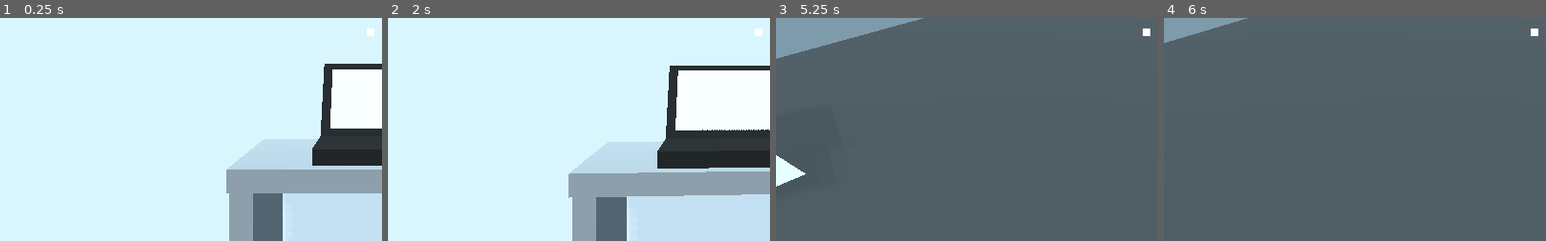
Above: before the commit, frames 1-4 (left to right).
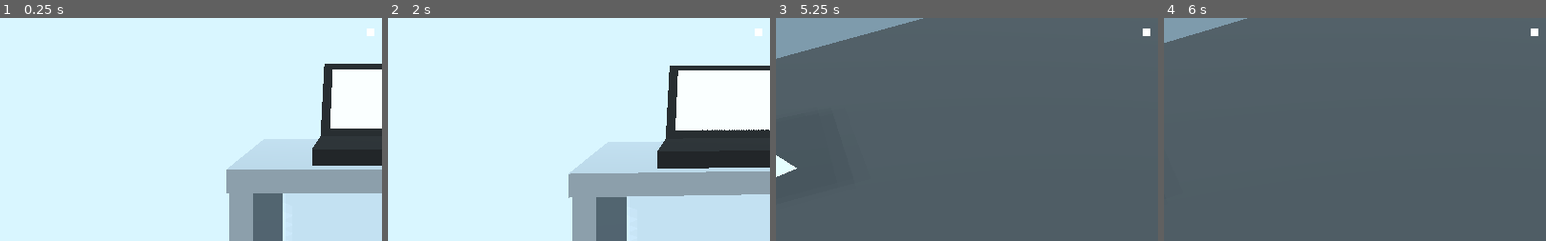
Above: after the commit, the same moments.

Repository: AAncapo/pc-builder-sim
Game: Godot game, scene res://main.tscn
The game is run twice, just before and just after one commit, with the same random seed, the same clock (stepped at 60 frames per second) and the same inputs.
Inputs (mouse positions are % of the whole screen's width and height, from its top left):
- Up to frame 1 (0.25 s): no input
- Up to frame 2 (2 s): tap Enter at 0.5 s; move the mouse to (55, 50) at 0.52 s; tap E (interact) at 0.6 s; click "X" at 1.25 s
- Up to frame 3 (5.25 s): tap Space at 2, 3.5, 5 s; move the mouse to (45, 50) at 2.02 s; tap E (interact) every 0.75 s from 2.1 to 5.1 s; tap Enter at 2.75, 4.25 s; move the mouse to (52, 48) at 2.77 s; move the mouse to (49, 52) at 3.52 s; move the mouse to (57, 51) at 4.27 s; move the mouse to (42, 49) at 5.02 s
- Up to frame 4 (6 s): move the mouse to (51, 50) at 5.77 s; tap E (interact) at 5.85 s
The pictures show only the part of the screen within x 0-50%, y 44-94%; the shares and areas given below are measured in that part.

Frames 1-2 are identical in both runs. In frame 3, 0.3% of the frame differs, in the area x 0-8%, y 67-76%; in frame 4, less than 0.1%.

Commit message:
added 3D item visualization
# added item visualization in item lists
# item_ids generator

Diff:
--- a/Events.gd
+++ b/Events.gd
@@ -1,5 +1,5 @@
 extends Node
 
 signal new_package(pckg)
-
+signal added_item_to_inv(item)
 signal interaction_exited
--- a/components/chasis.tscn
+++ b/components/chasis.tscn
@@ -5,3 +5,6 @@
 
 [node name="chasis" instance=ExtResource( 1 )]
 script = ExtResource( 2 )
+
+[node name="chasis" parent="." index="0"]
+layers = 4
--- a/components/component.gd
+++ b/components/component.gd
@@ -1,3 +1,3 @@
-class_name Component extends Spatial
+class_name Component extends Item
 
-var nametag:String = self.name
+var nametag: String = self.name
--- a/components/ram.tscn
+++ b/components/ram.tscn
@@ -5,3 +5,6 @@
 
 [node name="ram" instance=ExtResource( 2 )]
 script = ExtResource( 1 )
+
+[node name="ram" parent="." index="0"]
+layers = 4
--- a/gui/item-button.gd
+++ b/gui/item-button.gd
@@ -1,6 +1,16 @@
 extends Button
 
-var item: Component
+signal _pressed(item)
+
+
+var item: Item
+var item_id: String
+
 
 func _ready():
 	text = item.nametag
+	item_id = item.item_id
+
+
+func _on_itembutton_pressed():
+	emit_signal("_pressed",item)
--- a/gui/item-button.tscn
+++ b/gui/item_button.tscn
@@ -2,8 +2,11 @@
 
 [ext_resource path="res://gui/item-button.gd" type="Script" id=1]
 
-[node name="item-button" type="Button"]
+[node name="item_button" type="Button"]
 margin_right = 290.0
 margin_bottom = 20.0
+rect_min_size = Vector2( 200, 30 )
 text = "item-1"
 script = ExtResource( 1 )
+
+[connection signal="pressed" from="." to="." method="_on_itembutton_pressed"]
--- a/gui/item_list.tscn
+++ /dev/null
@@ -1,13 +0,0 @@
-[gd_scene format=2]
-
-[node name="item_list" type="Control"]
-anchor_right = 1.0
-anchor_bottom = 1.0
-margin_left = 4.0
-margin_top = 32.0
-margin_right = -4.0
-margin_bottom = -4.0
-
-[node name="VBoxContainer" type="VBoxContainer" parent="."]
-anchor_right = 1.0
-anchor_bottom = 1.0
--- /dev/null
+++ b/gui/object_preview_vport.gd
@@ -0,0 +1,9 @@
+extends ViewportContainer
+
+onready var item_holder := $Viewport/Camera/items
+onready var meshInstance := $Viewport/Camera/items/MeshInstance
+#var displayed_item: Item
+
+
+func display_item(item_mesh):
+	meshInstance.mesh = item_mesh
--- a/gui/package_list.gd
+++ b/gui/package_list.gd
@@ -1,27 +1,44 @@
 extends Control
 
-onready var item_list_temp = preload("res://gui/item_list.tscn")
-onready var item_button_temp = preload("res://gui/item-button.tscn")
-var packages: Array
-#var cur_display_pckg: Package
+var pckg_items_temp = preload("res://gui/pckg_items.tscn")
+var button_temp = preload("res://gui/item_button.tscn")
+
+onready var obj_preview_vp = $"object_preview_3D"
+var packages = []
+var current_pckg: ItemsPackage
 
 
-func add_package(new_pckg):
+func add_package(new_pckg:ItemsPackage):
 	packages.append(new_pckg)
 	create_item_list(new_pckg)
+	if !current_pckg:
+		current_pckg = new_pckg
 
 
-func create_item_list(_pckg:Package):
-	var new_item_list = item_list_temp.instance()
-	$"%packages_tabs".add_child(new_item_list)
+func create_item_list(_pckg:ItemsPackage):
+	## add new package tab ##
+	var new_item_list = pckg_items_temp.instance()
+	$"%packages_list".add_child(new_item_list)
 	new_item_list.name = _pckg.sender
 
-	var iButton_container = new_item_list.get_child(0)
+	## instance buttons x items in pckg ##
+	var pckg_items = _pckg.get_items()
+	for item in pckg_items:
+		var ibutton: Button = button_temp.instance()
+		ibutton.item = item
+		new_item_list.add_child(ibutton)
 
-	for i in _pckg.get_items():
-		var iButton = item_button_temp.instance()
-		iButton.item = i
-		iButton_container.add_child(iButton)
+		ibutton.connect("_pressed", self, "__on_ibutton_pressed")
+
+
+func __on_ibutton_pressed(b_item:Item):
+	var item_mesh = b_item.get_child(0).mesh.duplicate()
+	obj_preview_vp.display_item(item_mesh)
+
+
+func _on_packages_list_tab_changed(tab):
+	current_pckg = packages[tab]
+#	obj_preview_vp.update_items_to_display(current_pckg.get_items())
 
 
 func _on_exit_pressed():
--- a/gui/package_list.tscn
+++ /dev/null
@@ -1,33 +0,0 @@
-[gd_scene load_steps=2 format=2]
-
-[ext_resource path="res://gui/package_list.gd" type="Script" id=2]
-
-[node name="package_list" type="Control"]
-anchor_right = 1.0
-anchor_bottom = 1.0
-rect_min_size = Vector2( 300, 0 )
-script = ExtResource( 2 )
-
-[node name="packages_tabs" type="TabContainer" parent="."]
-unique_name_in_owner = true
-anchor_bottom = 1.0
-margin_left = 10.0
-margin_top = 10.0
-margin_bottom = -10.0
-rect_min_size = Vector2( 300, 0 )
-
-[node name="exit" type="Button" parent="."]
-anchor_left = 0.5
-anchor_top = 1.0
-anchor_right = 0.5
-anchor_bottom = 1.0
-margin_left = -40.0
-margin_top = -20.0
-margin_right = 40.0
-grow_horizontal = 2
-grow_vertical = 2
-rect_min_size = Vector2( 80, 20 )
-size_flags_horizontal = 4
-text = "exit"
-
-[connection signal="pressed" from="exit" to="." method="_on_exit_pressed"]
--- /dev/null
+++ b/gui/pckg_items.tscn
@@ -0,0 +1,9 @@
+[gd_scene format=2]
+
+[node name="pckg_items" type="VBoxContainer"]
+anchor_right = 1.0
+anchor_bottom = 1.0
+margin_left = 4.0
+margin_top = 32.0
+margin_right = -4.0
+margin_bottom = -4.0
--- a/interactables/players_pc.tscn
+++ b/interactables/players_pc.tscn
@@ -12,7 +12,7 @@
 
 [sub_resource type="QuadMesh" id=16]
 
-[node name="players_pc" type="StaticBody" groups=["interactable"]]
+[node name="players_pc" type="StaticBody"]
 collision_layer = 4
 collision_mask = 0
 script = ExtResource( 1 )
--- a/interactables/receiver.gd
+++ b/interactables/receiver.gd
@@ -1,7 +1,7 @@
 class_name Receiver extends Interactable
 
 onready var packages := $packages
-onready var pckg_list := $package_list
+onready var gui_received_pckgs := $received_pckgs
 
 
 func _ready():
@@ -11,16 +11,16 @@
 func __on_Event_new_package(pckg):
 	spawn_pckg(pckg)
 
-
 func interact():
-	pckg_list.show()
-
+	gui_received_pckgs.show()
 func exit():
-	pckg_list.hide()
+	gui_received_pckgs.hide()
 
 
-func spawn_pckg(pckg):
+func spawn_pckg(pckg:PackedScene):
 	var new_pckg = pckg.instance()
+	## instance package model in world as visual representation ##
 	packages.add_child(new_pckg)
 
-	pckg_list.add_package(new_pckg)
+	## update gui pckg lists ##
+	gui_received_pckgs.add_package(new_pckg)
--- /dev/null
+++ b/interactables/receiver.tscn
@@ -0,0 +1,140 @@
+[gd_scene load_steps=8 format=2]
+
+[ext_resource path="res://gui/package_list.gd" type="Script" id=1]
+[ext_resource path="res://interactables/receiver.gd" type="Script" id=2]
+[ext_resource path="res://gui/object_preview_vport.gd" type="Script" id=3]
+
+[sub_resource type="BoxShape" id=16]
+extents = Vector3( 1.03572, 0.861465, 1.49759 )
+
+[sub_resource type="PlaneMesh" id=17]
+
+[sub_resource type="Animation" id=1]
+length = 0.001
+tracks/0/type = "value"
+tracks/0/path = NodePath("items:rotation_degrees")
+tracks/0/interp = 1
+tracks/0/loop_wrap = true
+tracks/0/imported = false
+tracks/0/enabled = true
+tracks/0/keys = {
+"times": PoolRealArray( 0 ),
+"transitions": PoolRealArray( 1 ),
+"update": 0,
+"values": [ Vector3( 0, 0, 0 ) ]
+}
+
+[sub_resource type="Animation" id=2]
+resource_name = "rotate_item"
+length = 3.0
+loop = true
+tracks/0/type = "value"
+tracks/0/path = NodePath("items:rotation_degrees")
+tracks/0/interp = 1
+tracks/0/loop_wrap = true
+tracks/0/imported = false
+tracks/0/enabled = true
+tracks/0/keys = {
+"times": PoolRealArray( 0, 3 ),
+"transitions": PoolRealArray( 1, 1 ),
+"update": 0,
+"values": [ Vector3( 0, 0, 0 ), Vector3( 0, 360, 0 ) ]
+}
+
+[node name="receiver" type="StaticBody"]
+collision_layer = 4
+collision_mask = 0
+script = ExtResource( 2 )
+
+[node name="CollisionShape" type="CollisionShape" parent="."]
+transform = Transform( 1, 0, -3.55271e-15, 0, 1, 0, 2.84217e-14, 0, 0.999999, 4.01399e-08, 0.734124, -0.750844 )
+shape = SubResource( 16 )
+
+[node name="MeshInstance" type="MeshInstance" parent="."]
+transform = Transform( 1.11683, 0, -5.88454e-08, 0, 1, 0, 6.48171e-08, 0, 0.856515, -0.040065, 0.02, -0.834648 )
+cast_shadow = 0
+mesh = SubResource( 17 )
+
+[node name="packages" type="Spatial" parent="."]
+transform = Transform( 1, 0, 0, 0, 1, 0, 2.84217e-14, 0, 1, 0, 0, -0.960956 )
+
+[node name="received_pckgs" type="Control" parent="."]
+visible = false
+anchor_right = 1.0
+anchor_bottom = 1.0
+rect_min_size = Vector2( 300, 0 )
+script = ExtResource( 1 )
+
+[node name="Control" type="Control" parent="received_pckgs"]
+anchor_bottom = 1.0
+margin_left = 10.0
+margin_top = 10.0
+margin_right = -10.0
+margin_bottom = -10.0
+rect_min_size = Vector2( 300, 0 )
+
+[node name="bg" type="ColorRect" parent="received_pckgs/Control"]
+anchor_right = 1.0
+anchor_bottom = 1.0
+color = Color( 0.145098, 0.145098, 0.145098, 1 )
+
+[node name="VBoxContainer" type="VBoxContainer" parent="received_pckgs/Control"]
+anchor_right = 1.0
+anchor_bottom = 1.0
+margin_left = 5.0
+margin_top = 5.0
+margin_right = -5.0
+margin_bottom = -5.0
+
+[node name="packages_list" type="TabContainer" parent="received_pckgs/Control/VBoxContainer"]
+unique_name_in_owner = true
+margin_right = 290.0
+margin_bottom = 546.0
+size_flags_vertical = 3
+
+[node name="exit" type="Button" parent="received_pckgs/Control/VBoxContainer"]
+margin_left = 105.0
+margin_top = 550.0
+margin_right = 185.0
+margin_bottom = 570.0
+grow_horizontal = 2
+grow_vertical = 2
+rect_min_size = Vector2( 80, 20 )
+size_flags_horizontal = 4
+text = "exit"
+
+[node name="object_preview_3D" type="ViewportContainer" parent="received_pckgs"]
+anchor_left = 1.0
+anchor_top = 0.5
+anchor_right = 1.0
+anchor_bottom = 0.5
+margin_left = -400.0
+margin_top = -200.0
+margin_right = -20.0
+margin_bottom = 200.0
+script = ExtResource( 3 )
+
+[node name="Viewport" type="Viewport" parent="received_pckgs/object_preview_3D"]
+size = Vector2( 400, 400 )
+transparent_bg = true
+handle_input_locally = false
+render_target_update_mode = 0
+
+[node name="Camera" type="Camera" parent="received_pckgs/object_preview_3D/Viewport"]
+transform = Transform( -1, 0, -8.74228e-08, 0, 1, 0, 8.74228e-08, 0, -1, 0, 0, 1.51154 )
+cull_mask = 1047557
+fov = 40.0
+far = 50.0
+
+[node name="items" type="Position3D" parent="received_pckgs/object_preview_3D/Viewport/Camera"]
+transform = Transform( 1, 0, 0, 0, 1, 0, 0, 0, 1, 6.87104e-08, 0, -1.42904 )
+
+[node name="MeshInstance" type="MeshInstance" parent="received_pckgs/object_preview_3D/Viewport/Camera/items"]
+
+[node name="AnimationPlayer" type="AnimationPlayer" parent="received_pckgs/object_preview_3D/Viewport/Camera"]
+autoplay = "rotate_item"
+anims/RESET = SubResource( 1 )
+anims/rotate_item = SubResource( 2 )
+
+[connection signal="tab_changed" from="received_pckgs/Control/VBoxContainer/packages_list" to="received_pckgs" method="_on_packages_list_tab_changed"]
+[connection signal="pressed" from="received_pckgs/Control/VBoxContainer/exit" to="received_pckgs" method="_on_exit_pressed"]
--- /dev/null
+++ b/item/item.gd
@@ -0,0 +1,17 @@
+class_name Item extends Spatial
+
+var item_id
+
+func _ready():
+	item_id = generate_item_id(10)
+
+
+func generate_item_id(max_id_length: int):
+	randomize()
+	var chars = "abcdefghijklmnopqrstuvwxyz0123456789"
+	max_id_length = clamp(max_id_length,4,chars.length())
+	var id := ""
+	for ch in max_id_length:
+		id += chars[randi()%chars.length()]
+
+	return id
--- a/main.tscn
+++ b/main.tscn
@@ -1,11 +1,10 @@
-[gd_scene load_steps=19 format=2]
+[gd_scene load_steps=16 format=2]
 
 [ext_resource path="res://player/player.tscn" type="PackedScene" id=1]
-[ext_resource path="res://interactables/receiver.gd" type="Script" id=2]
+[ext_resource path="res://interactables/receiver.tscn" type="PackedScene" id=2]
 [ext_resource path="res://interactables/players_pc.tscn" type="PackedScene" id=3]
 [ext_resource path="res://packages/starter_pckg.tscn" type="PackedScene" id=4]
 [ext_resource path="res://main.gd" type="Script" id=5]
-[ext_resource path="res://gui/package_list.tscn" type="PackedScene" id=6]
 
 [sub_resource type="CubeMesh" id=1]
 flip_faces = true
@@ -32,11 +31,6 @@
 
 [sub_resource type="CubeMesh" id=10]
 
-[sub_resource type="BoxShape" id=16]
-extents = Vector3( 1.03572, 0.861465, 1.49759 )
-
-[sub_resource type="PlaneMesh" id=17]
-
 [node name="main" type="Spatial"]
 script = ExtResource( 5 )
 starter_pckg = ExtResource( 4 )
@@ -46,6 +40,8 @@
 light_energy = 0.5
 shadow_enabled = true
 shadow_color = Color( 0.74902, 0.74902, 0.74902, 1 )
+
+[node name="player" parent="." instance=ExtResource( 1 )]
 
 [node name="room" type="MeshInstance" parent="."]
 transform = Transform( 5, 0, 0, 0, 1.5, 0, 0, 0, 5, 0, 1.45557, 0 )
@@ -68,8 +64,6 @@
 mesh = SubResource( 11 )
 skeleton = NodePath("../..")
 material/0 = SubResource( 12 )
-
-[node name="player" parent="." instance=ExtResource( 1 )]
 
 [node name="repair_table" type="Spatial" parent="."]
 transform = Transform( 1, 0, 0, 0, 1, 0, 0, 0, 1, 3.24486, 1.27134, -4.42629 )
@@ -109,27 +103,6 @@
 
 [node name="players_pc" parent="." instance=ExtResource( 3 )]
 transform = Transform( 1, 0, 0, 0, 1, 0, 0, 0, 1, 0, 0.985209, -4.18074 )
-
-[node name="receiver" type="StaticBody" parent="."]
-transform = Transform( -4.37114e-08, 0, -1, 0, 1, 0, 1, 0, -4.37114e-08, -4.75138, 0, 0 )
-collision_layer = 4
-collision_mask = 0
-script = ExtResource( 2 )
-
-[node name="CollisionShape" type="CollisionShape" parent="receiver"]
-transform = Transform( 1, 0, -3.55271e-15, 0, 1, 0, 2.84217e-14, 0, 0.999999, 4.01399e-08, 0.734124, -0.750844 )
-shape = SubResource( 16 )
-
-[node name="MeshInstance" type="MeshInstance" parent="receiver"]
-transform = Transform( 1.11683, 0, -5.88454e-08, 0, 1, 0, 6.48171e-08, 0, 0.856515, -0.040065, 0.02, -0.834648 )
-cast_shadow = 0
-mesh = SubResource( 17 )
-
-[node name="packages" type="Spatial" parent="receiver"]
-transform = Transform( 1, 0, 0, 0, 1, 0, 2.84217e-14, 0, 1, 1.2242e-07, 0, -0.774799 )
-
-[node name="package_list" parent="receiver" instance=ExtResource( 6 )]
-visible = false
 
 [node name="gui" type="Control" parent="."]
 visible = false
@@ -184,3 +157,11 @@
 margin_right = 260.0
 margin_bottom = 87.0
 text = "continue"
+
+[node name="receiver" parent="." instance=ExtResource( 2 )]
+transform = Transform( -4.37114e-08, 0, -1, 0, 1, 0, 1, 0, -4.37114e-08, -4.84346, 0, 0 )
+
+[node name="Camera" parent="receiver/received_pckgs/object_preview_3D/Viewport" index="0"]
+transform = Transform( 0.00321133, 0, 0.999995, 0, 1, 0, -0.999995, 0, 0.00321133, -6.14871, 0, 0.685755 )
+
+[editable path="receiver"]
--- a/packages/package.gd
+++ b/packages/package.gd
@@ -1,9 +1,8 @@
-class_name Package extends MeshInstance
+class_name ItemsPackage extends MeshInstance
 
 export (Array, PackedScene) var custom_items = []
 export var sender := 'Personal'
-
-onready var items_holder = $items
+onready var pckg_items = $items
 
 
 func _ready():
@@ -14,8 +13,8 @@
 func create_new_package(_items: Array):
 	for i in _items:
 		var new_item = i.instance()
-		items_holder.add_child(new_item)
+		pckg_items.add_child(new_item)
 
 
-func get_items():
-	return items_holder.get_children()
+func get_items() -> Array:
+	return pckg_items.get_children()
--- a/project.godot
+++ b/project.godot
@@ -9,7 +9,7 @@
 config_version=4
 
 _global_script_classes=[ {
-"base": "Spatial",
+"base": "Item",
 "class": "Component",
 "language": "GDScript",
 "path": "res://components/component.gd"
@@ -24,8 +24,13 @@
 "language": "GDScript",
 "path": "res://player/inventory.gd"
 }, {
+"base": "Spatial",
+"class": "Item",
+"language": "GDScript",
+"path": "res://item/item.gd"
+}, {
 "base": "MeshInstance",
-"class": "Package",
+"class": "ItemsPackage",
 "language": "GDScript",
 "path": "res://packages/package.gd"
 }, {
@@ -43,7 +48,8 @@
 "Component": "",
 "Interactable": "",
 "Inventory": "",
-"Package": "",
+"Item": "",
+"ItemsPackage": "",
 "Player": "",
 "Receiver": ""
 }
